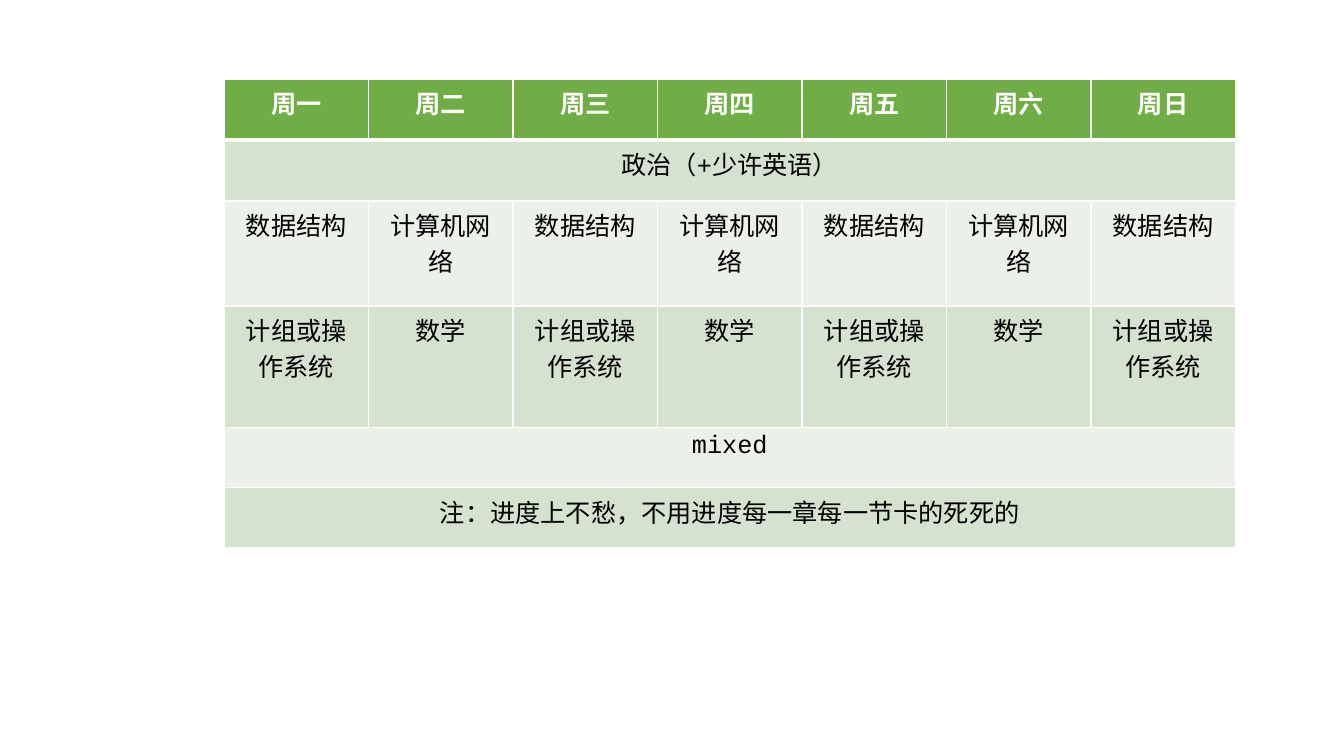
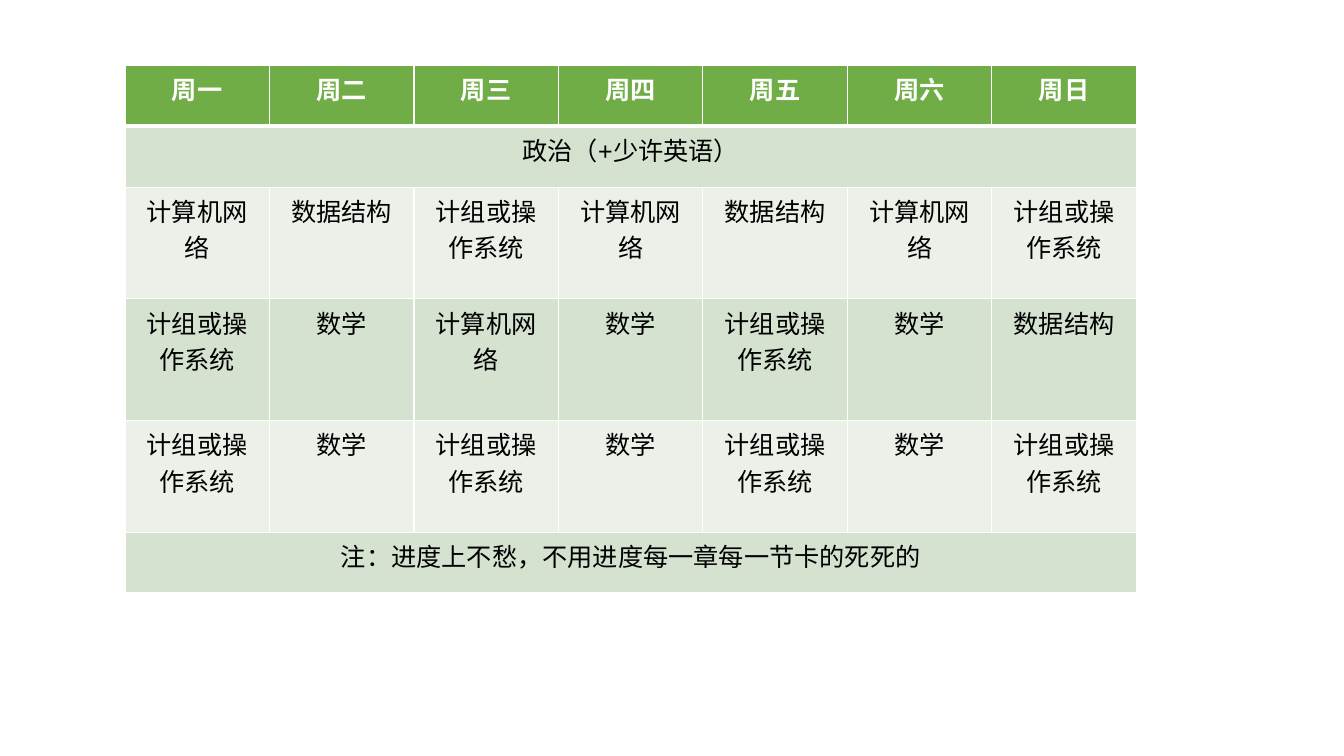
Before and after one commit to AtoshDustosh/NPEE-nju-journal, a slide deck: slide 1 of 考研进度安排.pptx. Drawn at 1344x756 pixels with LibreOffice and Linux fonts; fonts in the diff are those of the drawing. Boxes give left, top, right and bottom in pixels: in the first picture for what was removed or moved away, otherwise in the second. Text is boxed around its words. In the diff, an @@ line names an element or a change of style, - is before the commit and + after.

```diff
--- a/考研进度安排.pptx
+++ b/考研进度安排.pptx
@@ table at [125,66,1134,575] @@
-row 3: 数据结构 | 计算机网络 | 数据结构 | 计算机网络 | 数据结构 | 计算机网络 | 数据结构
+row 3: 计算机网络 | 数据结构 | 计组或操作系统 | 计算机网络 | 数据结构 | 计算机网络 | 计组或操作系统
+row 4: 计组或操作系统 | 数学 | 计算机网络 | 数学 | 计组或操作系统 | 数学 | 数据结构
-row 5: mixed |  |  |  |  |  | 
@@ table: place and size @@
-table at [224,80,1233,548]
+table at [125,66,1134,575]
```
Also in this commit, not shown: 7 other files.
